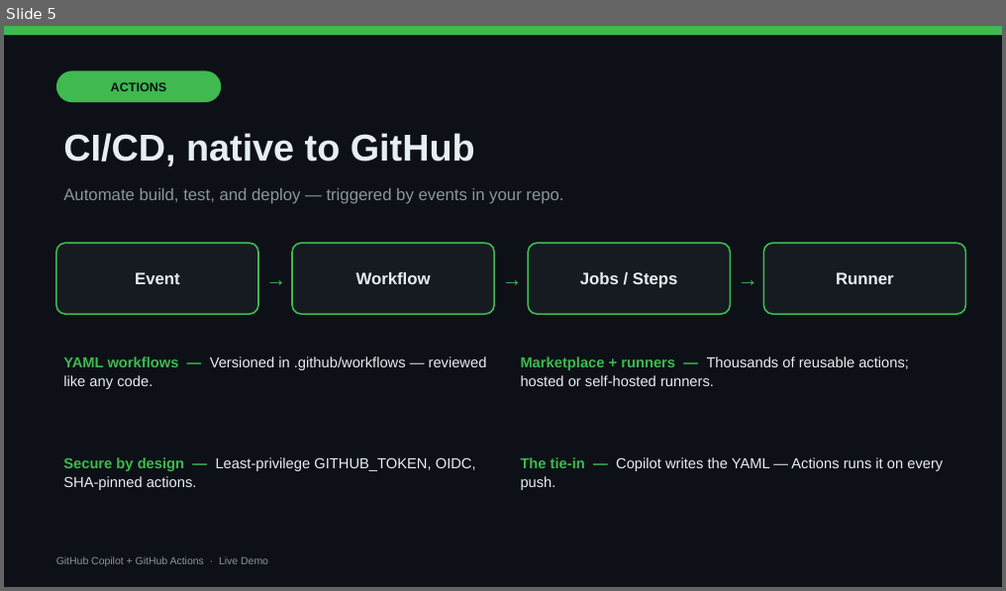
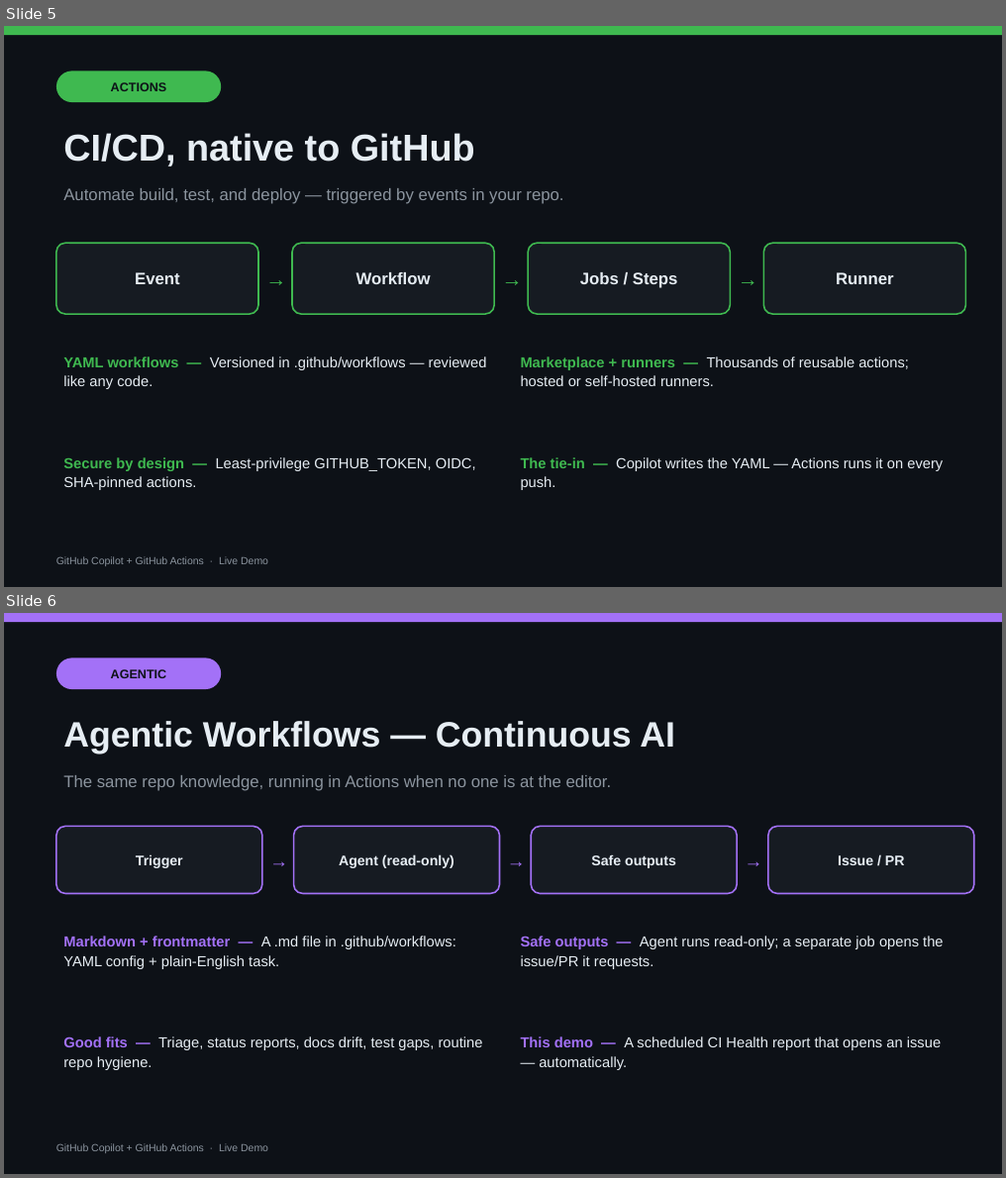
Before and after one commit to Roshawn21/TechWorkshop-L300-GitHub-Copilot-and-platform, a slide deck: presentation/copilot-actions-overview.pptx. Shown one above the other, each under a label of ours: slide 5 before the commit, slides 5 and 6 after it. The pictures are 1006x591 and 1006x1178 pixels, drawn with LibreOffice and Linux fonts; fonts in the diff are those of the drawing. Boxes give left, top, right and bottom in pixels: in the first picture for what was removed or moved away, otherwise in the second. Text is boxed around its words. In the diff, an @@ line names an element or a change of style, - is before the commit and + after.

```diff
--- a/presentation/copilot-actions-overview.pptx
+++ b/presentation/copilot-actions-overview.pptx
@@ slide 6 added at (x1=4, y1=613, x2=1002, y2=1174), background #0D1117 @@
@@ rectangle added at (x1=4, y1=613, x2=1002, y2=622), fill #A371F7 @@
@@ rounded rectangle added at (x1=56, y1=658, x2=221, y2=689), fill #A371F7, 12 pt, text #0D1117, bold @@
+AGENTIC
@@ text added at (x1=63, y1=721, x2=675, y2=754), 34 pt, text #E6EDF3, bold @@
+Agentic Workflows — Continuous AI
@@ text added at (x1=63, y1=775, x2=612, y2=791), 16 pt, text #8B949E @@
+The same repo knowledge, running in Actions when no one is at the editor.
@@ rounded rectangle added at (x1=56, y1=827, x2=262, y2=894), fill #161B22, outline #A371F7 1.5 pt @@
@@ text added at (x1=262, y1=827, x2=294, y2=894), 18 pt, text #A371F7 @@
+→
@@ rounded rectangle added at (x1=294, y1=827, x2=500, y2=894), fill #161B22, outline #A371F7 1.5 pt @@
@@ text added at (x1=500, y1=827, x2=531, y2=894), 18 pt, text #A371F7 @@
+→
@@ rounded rectangle added at (x1=531, y1=827, x2=737, y2=894), fill #161B22, outline #A371F7 1.5 pt @@
@@ text added at (x1=737, y1=827, x2=768, y2=894), 18 pt, text #A371F7 @@
+→
@@ rounded rectangle added at (x1=768, y1=827, x2=974, y2=894), fill #161B22, outline #A371F7 1.5 pt @@
@@ text added at (x1=136, y1=855, x2=183, y2=868), 13.5 pt, text #E6EDF3, bold @@
+Trigger
@@ text added at (x1=339, y1=855, x2=454, y2=868), 13.5 pt, text #E6EDF3, bold @@
+Agent (read-only)
@@ text added at (x1=591, y1=855, x2=676, y2=868), 13.5 pt, text #E6EDF3, bold @@
+Safe outputs
@@ text added at (x1=838, y1=856, x2=905, y2=865), 13.5 pt, text #E6EDF3, bold @@
+Issue / PR
@@ text added at (x1=63, y1=936, x2=456, y2=969), 14 pt, text #E6EDF3 @@
+Markdown + frontmatter — A .md file in .github/workflows: YAML config + plain-English task.
@@ text added at (x1=521, y1=936, x2=943, y2=969), 14 pt, text #E6EDF3 @@
+Safe outputs — Agent runs read-only; a separate job opens the issue/PR it requests.
@@ text added at (x1=63, y1=1037, x2=483, y2=1070), 14 pt, text #E6EDF3 @@
+Good fits — Triage, status reports, docs drift, test gaps, routine repo hygiene.
@@ text added at (x1=521, y1=1037, x2=941, y2=1070), 14 pt, text #E6EDF3 @@
+This demo — A scheduled CI Health report that opens an issue — automatically.
@@ text added at (x1=56, y1=1144, x2=268, y2=1154), 10 pt, text #8B949E @@
+GitHub Copilot + GitHub Actions · Live Demo
```
Also in this commit, not shown: 1 slide changed, 3 other files.
